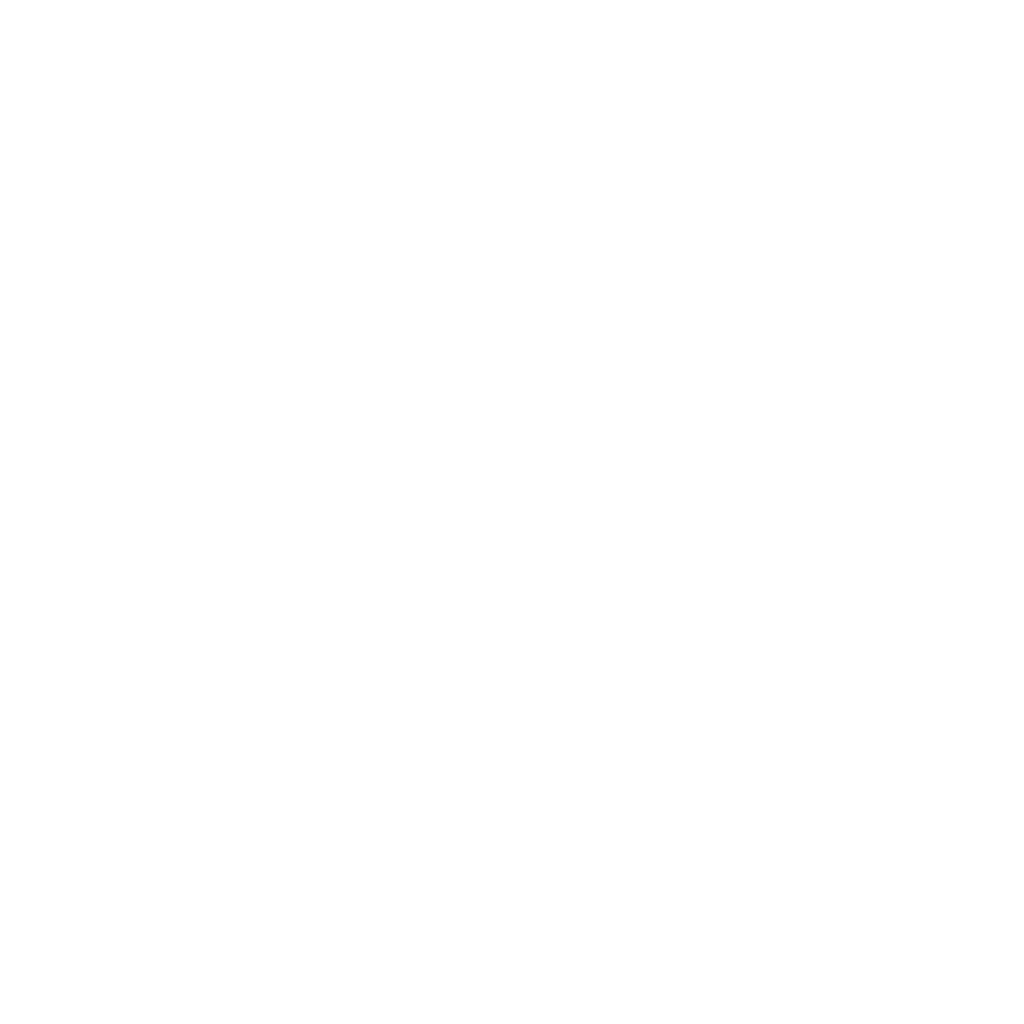
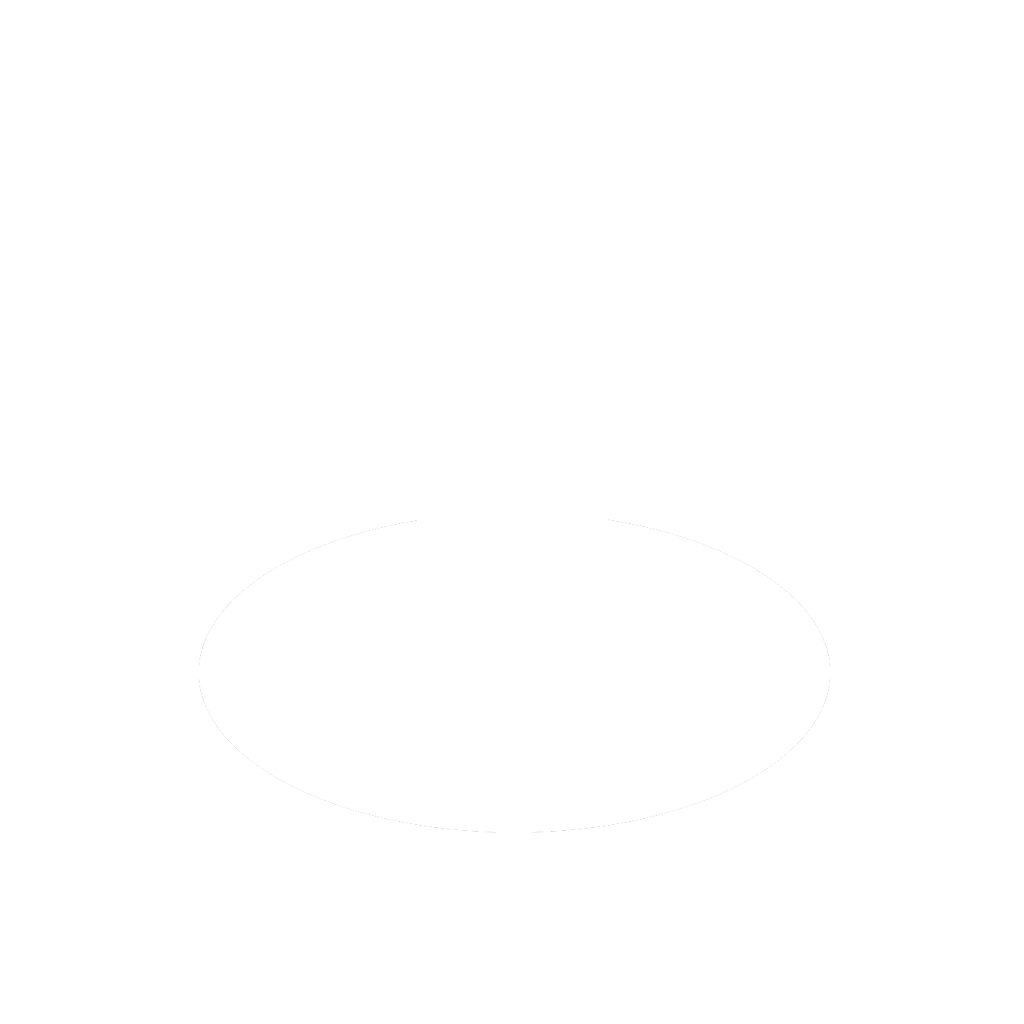
Layer changes from the first 1024x1024 image to the second:
hid group "KBM" (13 layers) over 198, 519, 831, 833
renamed "Rounded Rectangle 1 copy 2" to "Right", moved it into group "Containers", painted on it over 680, 536, 831, 809
renamed "Rounded Rectangle 1 copy" to "Down", moved it into group "Containers", painted on it over 338, 519, 682, 833
renamed "Rounded Rectangle 1" to "Left", moved it into group "Containers", painted on it over 198, 538, 342, 807
showed group "Gamepad" (14 layers) over 198, 519, 831, 833
painted on "Stick" over 387, 519, 634, 527
painted on "BaseJoy" over 198, 523, 831, 833
painted on "Base" over 198, 519, 831, 833
